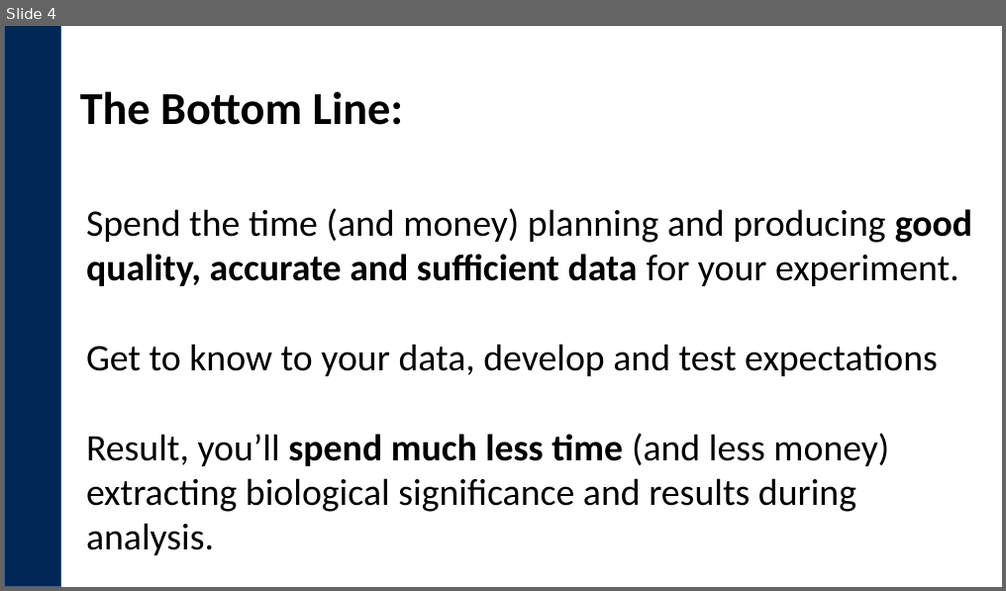
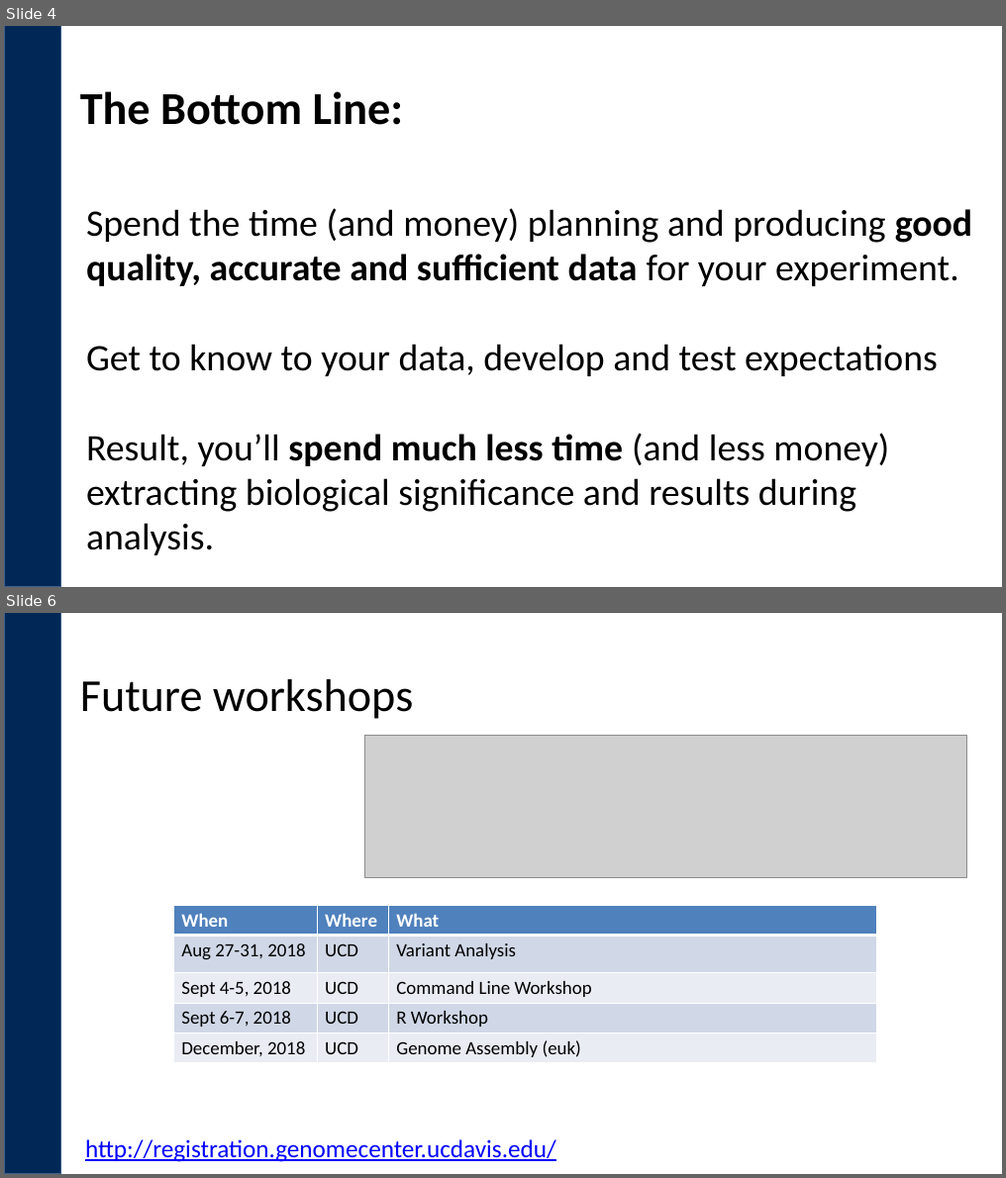
Before and after one commit to ucdavis-bioinformatics-training/2018-May-Microbial-Community-Analysis-Workshop_UCB, a slide deck: wednesday/Closing_Thoughts.pptx. Shown one above the other, each under a label of ours: slide 4 before the commit, slides 4 and 6 after it; the slides between them are not shown. The pictures are 1006x591 and 1006x1178 pixels, drawn with LibreOffice and Linux fonts; fonts in the diff are those of the drawing; grey boxes stand for pictures; background and template pictures are left out. Boxes give left, top, right and bottom in pixels: in the first picture for what was removed or moved away, otherwise in the second. Text is boxed around its words. In the diff, an @@ line names an element or a change of style, - is before the commit and + after.

```diff
--- a/wednesday/Closing_Thoughts.pptx
+++ b/wednesday/Closing_Thoughts.pptx
@@ slide 6 added at [4,613,1002,1174], background #FFFFFF; not listed: 1 template element that a slide beside it also shows @@
@@ title added at [80,679,413,719], 44 pt, text #000000 @@
+Future workshops
@@ picture added at [364,735,966,878] @@
@@ table added at [174,906,877,1062], 5 rows, 3 columns @@
+When | Where | What
+Aug 27-31, 2018 | UCD | Variant Analysis
+Sept 4-5, 2018 | UCD | Command Line Workshop
+Sept 6-7, 2018 | UCD | R Workshop
+December, 2018 | UCD | Genome Assembly (euk)
@@ text added at [85,1140,556,1162], 24 pt, text #0000FF, underline @@
+http://registration.genomecenter.ucdavis.edu/
```
Also in this commit, not shown: 1 slide changed, 2 slides removed, 7 other files.
